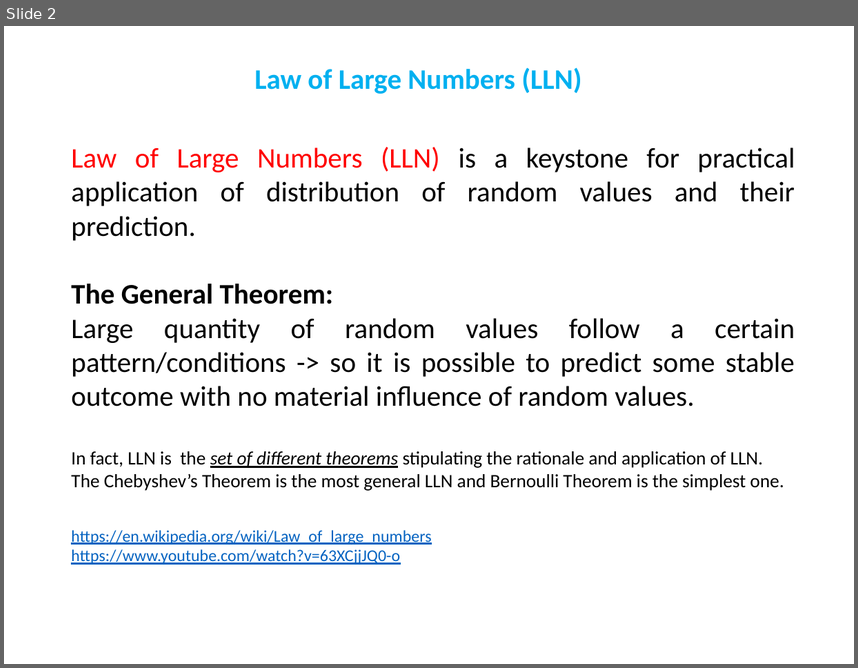
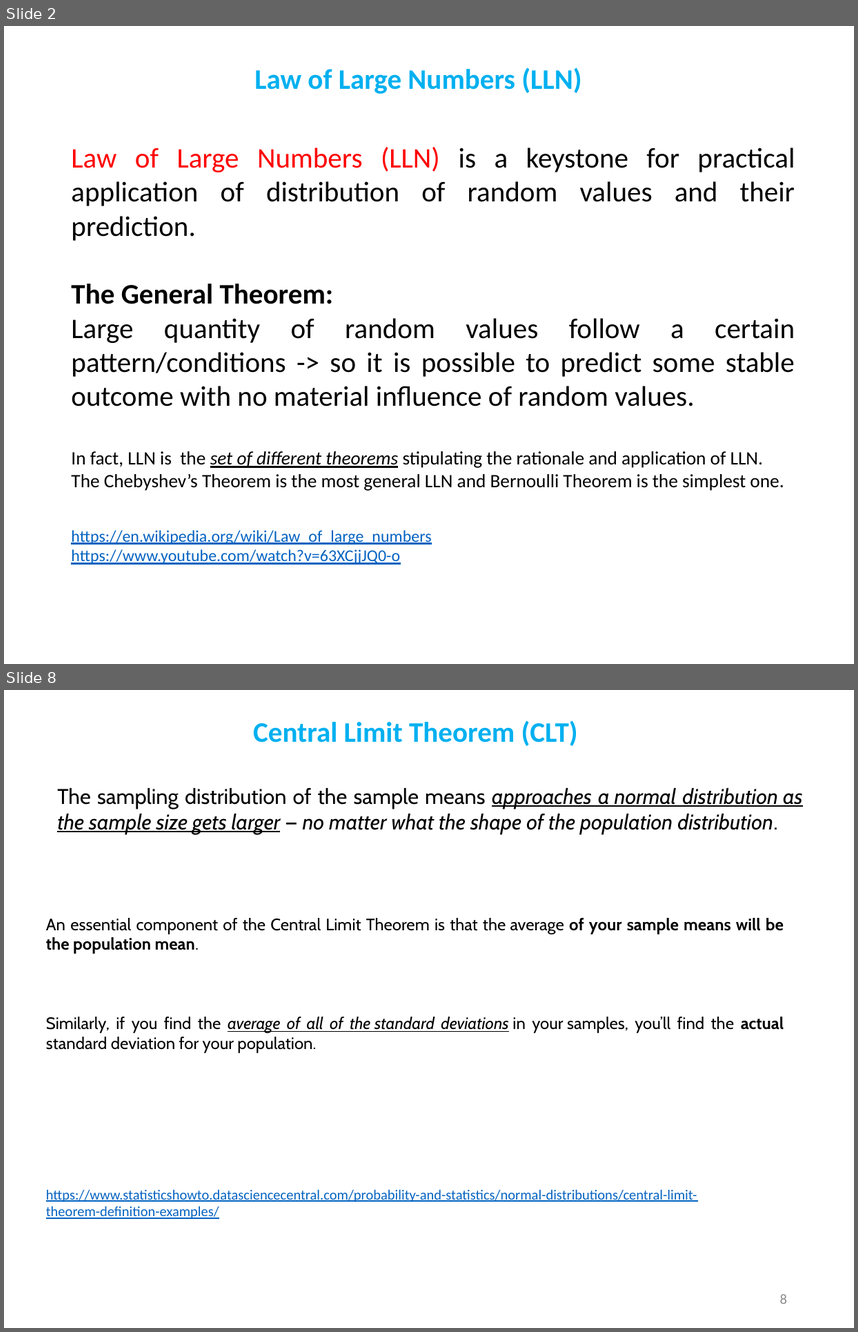
Before and after one commit to demydd/Basic-Machine-Learning-Course-for-Developers, a slide deck: Distributions.pptx. Shown one above the other, each under a label of ours: slide 2 before the commit, slides 2 and 8 after it; the slides between them are not shown. The pictures are 858x668 and 858x1332 pixels, drawn with LibreOffice and Linux fonts; fonts in the diff are those of the drawing. Boxes give left, top, right and bottom in pixels: in the first picture for what was removed or moved away, otherwise in the second. Text is boxed around its words. In the diff, an @@ line names an element or a change of style, - is before the commit and + after.

Commit message:
Normal distribution section is added.

```diff
--- a/Distributions.pptx
+++ b/Distributions.pptx
@@ slide 8 added at <box>4,690,854,1328</box>, background #FFFFFF @@
@@ title added at <box>253,720,578,746</box>, 24 pt, text #00B0F0, bold @@
+Central Limit Theorem (CLT)
@@ text added at <box>57,788,803,834</box>, 18 pt, text #000000, italic @@
+The sampling distribution of the sample means approaches a normal distribution as the sample size gets larger — no matter what the shape of the population distribution.
@@ text added at <box>46,918,784,1053</box>, 14 pt, text #000000 @@
+An essential component of the Central Limit Theorem is that the average of your sample means will be the population mean.
+Similarly, if you find the average of all of the standard deviations in your samples, you’ll find the actual standard deviation for your population.
@@ text added at <box>46,1189,697,1219</box>, 12 pt, text #0563C1, underline @@
+https://www.statisticshowto.datasciencecentral.com/probability-and-statistics/normal-distributions/central-limit-theorem-definition-examples/
@@ page number added at <box>780,1294,787,1303</box>, 12 pt, text #8C8C8C @@
+8
```
Also in this commit, not shown: 2 slides changed, 5 other slides added.
